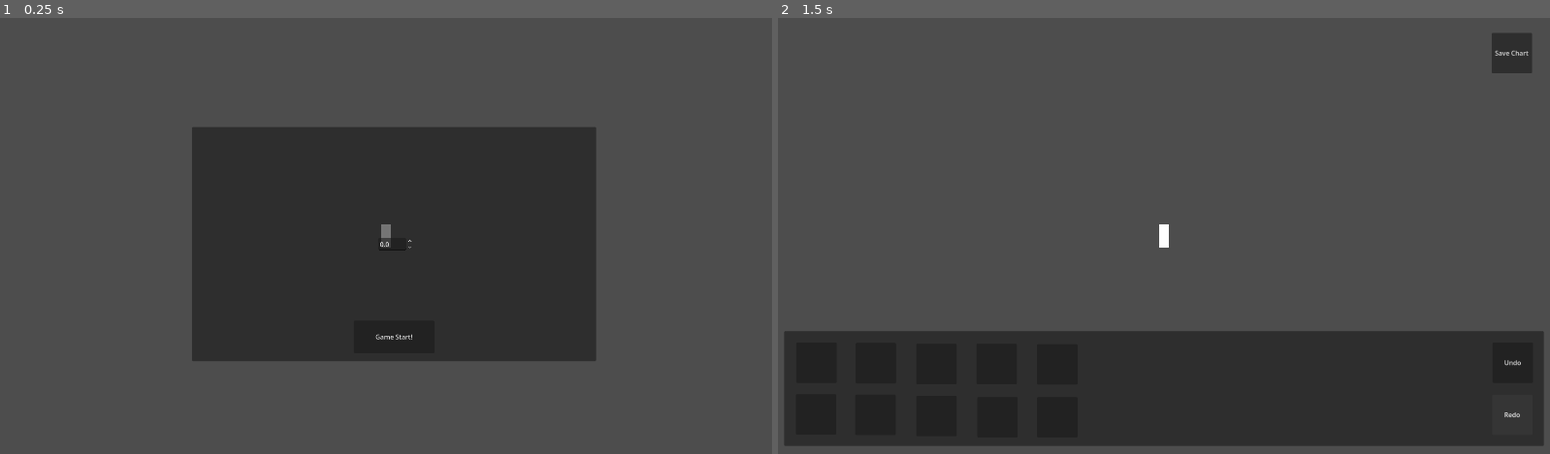
Above: before the commit, frames 1-2 (left to right).
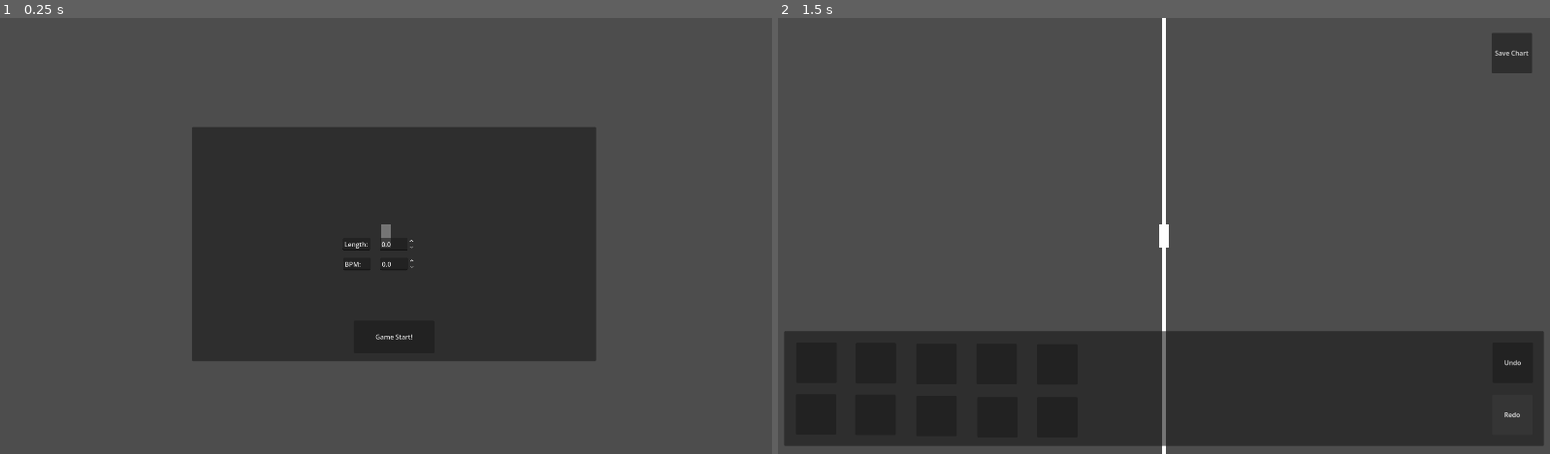
Above: after the commit, the same moments.

Repository: junu192857/Vexatonic-dash-2
Game: Godot game, scene res://Scenes/Editor.tscn
The game is run twice, just before and just after one commit, with the same random seed, the same clock (stepped at 60 frames per second) and the same inputs. This scene is started directly instead of the project's main scene.
Inputs:
- Up to frame 1 (0.25 s): no input
- Up to frame 2 (1.5 s): click "Game Start!" at 0.5 s; click "Redo" at 1.25 s

The runs differ from the first frame. In frame 1, less than 0.1% of the frame differs, in the area x 44-54%, y 50-58%; in frame 2, 0.5%, in the area x 49-51%, y 0-100%.

Commit message:
마디선 찍기 완료
카메라 이동에 따른 움직임은 미구현

Diff:
--- a/vexatonic-dash-2/Prefabs/Line.tscn
+++ b/vexatonic-dash-2/Prefabs/Line.tscn
@@ -1,9 +1,9 @@
 [gd_scene format=3 uid="uid://byq2jrarp145t"]
 
-[ext_resource type="Texture2D" path="res://Textures/WhiteLine.jpg" id="1_f5xcy"]
+[ext_resource type="Texture2D" uid="uid://dd5j8y6eo4iaf" path="res://Textures/WhiteLine.jpg" id="1_f5xcy"]
 
 [node name="Line" type="Node2D" unique_id=1871678190]
 
 [node name="Sprite2D" type="Sprite2D" parent="." unique_id=791330659]
-scale = Vector2(0.005, 6)
+scale = Vector2(0.01, 6)
 texture = ExtResource("1_f5xcy")
--- a/vexatonic-dash-2/Scenes/Editor.tscn
+++ b/vexatonic-dash-2/Scenes/Editor.tscn
@@ -3,6 +3,7 @@
 [ext_resource type="Script" uid="uid://dwoyq1dcxhyuf" path="res://Scripts/EditorManager.gd" id="1_trcuy"]
 [ext_resource type="PackedScene" uid="uid://byjtw0yjya7ia" path="res://Prefabs/Note.tscn" id="2_6ykgs"]
 [ext_resource type="PackedScene" uid="uid://cw54hy54u4o3h" path="res://Prefabs/Connector.tscn" id="3_dfuwn"]
+[ext_resource type="PackedScene" uid="uid://byq2jrarp145t" path="res://Prefabs/Line.tscn" id="4_5v8xv"]
 [ext_resource type="Texture2D" uid="uid://bwm7x5kcscs40" path="res://Textures/NoteBase.jpg" id="4_6ykgs"]
 [ext_resource type="Script" uid="uid://t0pjw10mpexc" path="res://Scripts/EditorInputHandler.gd" id="5_dfuwn"]
 
@@ -12,6 +13,7 @@
 script = ExtResource("1_trcuy")
 NOTE_SCENE = ExtResource("2_6ykgs")
 CONNECTOR_SCENE = ExtResource("3_dfuwn")
+LINE_SCENE = ExtResource("4_5v8xv")
 
 [node name="Camera2D" type="Camera2D" parent="." unique_id=736166515]
 
@@ -177,18 +179,54 @@
 grow_vertical = 0
 text = "Game Start!"
 
-[node name="SpinBox" type="SpinBox" parent="CanvasLayer/InitialPanel" unique_id=1584789409]
+[node name="MusicTimeBox" type="SpinBox" parent="CanvasLayer/InitialPanel" unique_id=912594053]
 layout_mode = 1
 anchors_preset = -1
 anchor_left = 0.5
 anchor_top = 0.5
 anchor_right = 0.5
 anchor_bottom = 0.5
-offset_right = 8.25
+offset_left = -35.0
+offset_top = -15.5
+offset_right = 51.5
+offset_bottom = 15.5
 grow_horizontal = 2
 grow_vertical = 2
 max_value = 1000.0
 step = 0.01
 custom_arrow_round = true
 
+[node name="LineEdit" type="LineEdit" parent="CanvasLayer/InitialPanel/MusicTimeBox" unique_id=1876505132]
+layout_mode = 0
+offset_left = -91.875
+offset_top = -0.5
+offset_right = -23.375
+offset_bottom = 30.5
+text = "Length:"
+
+[node name="BPMBox" type="SpinBox" parent="CanvasLayer/InitialPanel" unique_id=1584789409]
+layout_mode = 1
+anchors_preset = -1
+anchor_left = 0.5
+anchor_top = 0.5
+anchor_right = 0.5
+anchor_bottom = 0.5
+offset_left = -34.0
+offset_top = 34.0
+offset_right = 52.5
+offset_bottom = 65.0
+grow_horizontal = 2
+grow_vertical = 2
+max_value = 1000.0
+step = 0.01
+custom_arrow_round = true
+
+[node name="LineEdit" type="LineEdit" parent="CanvasLayer/InitialPanel/BPMBox" unique_id=777879742]
+layout_mode = 0
+offset_left = -91.875
+offset_top = -0.5
+offset_right = -23.375
+offset_bottom = 30.5
+text = "BPM:"
+
 [connection signal="pressed" from="CanvasLayer/InitialPanel/Button" to="." method="_on_start_editor"]
--- a/vexatonic-dash-2/Scripts/EditorManager.gd
+++ b/vexatonic-dash-2/Scripts/EditorManager.gd
@@ -5,6 +5,7 @@
 
 @export var NOTE_SCENE: PackedScene
 @export var CONNECTOR_SCENE: PackedScene
+@export var LINE_SCENE: PackedScene
 
 @onready var inputHandler = $EditorInputHandler
 @onready var camera = $Camera2D
@@ -23,11 +24,16 @@
 
 func _on_start_editor():
 	editor_ready = true
-	var bpm = $CanvasLayer/InitialPanel/SpinBox.value
+	var bpm = $CanvasLayer/InitialPanel/BPMBox.value
+	var music_time = $CanvasLayer/InitialPanel/MusicTimeBox.value
+	if music_time == 0:
+		music_time = 180
 	$CanvasLayer/InitialPanel.visible = false
 	music_bpm.append(Vector2(0, bpm))
+	music_end_time = music_time * 1000
 	editorButtons.visible = true
 	print("BPM: %f" % bpm)
+	place_bar_lines()
 
 
 # ================== 에디터 내 카메라 조작 =====================
@@ -53,31 +59,40 @@
 # ===================== 박자 구분선 출력 =====================
 
 var music_bpm: Array[Vector2] # (time, bpm): time부터 bpm
+var music_end_time : float = 180000
+@onready var line_holder = $LineHolder
 
-func calculate_camera_boundary() -> Vector4:
-	var viewport_size = get_viewport_rect().size / camera.zoom
-	var camera_pos = camera.global_position
-
-	var top_left = camera_pos - 3 * viewport_size / 2
-	var bottom_right = camera_pos + 3 * viewport_size / 2
-
-	var top = top_left.y
-	var bottom = bottom_right.y
-	var left = top_left.x
-	var right = bottom_right.x
-
-	return Vector4(top, bottom, left, right)
+#func calculate_camera_boundary() -> Vector4:
+#	var viewport_size = get_viewport_rect().size / camera.zoom
+#	var camera_pos = camera.global_position
+#
+#	var top_left = camera_pos - 3 * viewport_size / 2
+#	var bottom_right = camera_pos + 3 * viewport_size / 2
+#
+#	var top = top_left.y
+#	var bottom = bottom_right.y
+#	var left = top_left.x
+#	var right = bottom_right.x
+#
+#	return Vector4(top, bottom, left, right)
 
 #현재 camera의 zoom과 position에 맞춰서 마디 구분선 출력
-func put_line():
-	var boundary = calculate_camera_boundary()
-	place_bar_lines(boundary)
-
-func place_bar_lines(boundary: Vector4):
+func place_bar_lines():
 	for i in range(music_bpm.size()):
 		var bpm_start_time = music_bpm[i].x
 		var bpm = music_bpm[i].y
-		var bpm_end_time = music_bpm[i + 1].x if i + 1 < music_bpm.size() else INF
+		var bpm_end_time = music_bpm[i + 1].x if i + 1 < music_bpm.size() else music_end_time
+		print(bpm_start_time)
+		print(bpm_end_time)
+		if bpm_start_time < 0:
+			push_error("time cannot be negative")
+			return
+		if bpm_start_time > bpm_end_time:
+			push_error("Please sort music_bpm by time ascending")
+			return
+		if bpm_end_time > music_end_time:
+			push_error("BPM end time cannot be later than music end time")
+			return
 
 		var beat_duration = 60000.0 / bpm
 		var bar_duration = beat_duration * 4
@@ -87,14 +102,11 @@
 
 		while true:
 			var x = Setting.get_posx_from_time(time)
-			if x > boundary[3]:
-				break
 
-			if x >= boundary[2]:
-				if beat_count % 4 == 0:
-					put_line_1(x)
-				else:
-					put_line_2(x)
+			if beat_count % 4 == 0:
+				put_line(x, true)
+			else:
+				put_line(x, false)
 
 			beat_count += 1
 			time += beat_duration
@@ -104,11 +116,11 @@
 
 		if i + 1 < music_bpm.size():
 			var x = Setting.get_posx_from_time(bpm_end_time)
-			if x >= boundary[2] and x <= boundary[3]:
-				put_line_1(x)
+			put_line(x, true)
 
-func put_line_1(pos_x: float):
-	pass
-
-func put_line_2(pos_x: float):
-	pass
+func put_line(pos_x: float, major: bool):
+	print("PUTTING LINE..")
+	var major_line = LINE_SCENE.instantiate()
+	line_holder.add_child(major_line)
+	major_line.position = Vector2(pos_x, camera.global_position.y)
+	major_line.scale = Vector2.ONE * pow(1.2, camera_zoom_level + 1 if major else camera_zoom_level)
Binary file added: vexatonic-dash-2/Textures/WhiteLine.jpg
